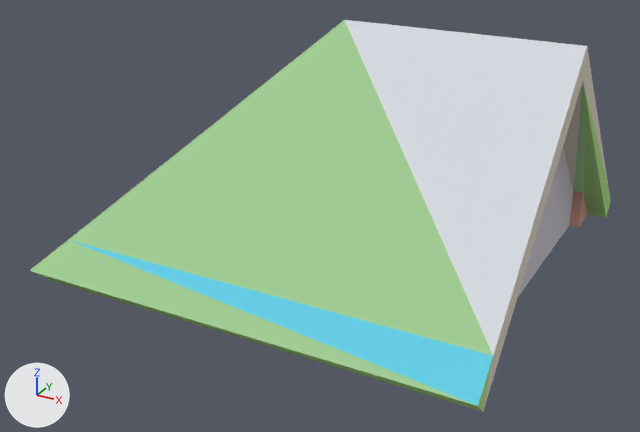
Renders of the glTF model example_game/world/props/roof-gable-end.prop/model.glb from each side of a commit.
One viewpoint serves both versions: a 50 mm lens placed at (1.85, -3.63, 1.93), pointed at (-0.04, -0.19, 0.21). Lighting does not change. The marker at lower left points along +X, +Y and +Z. The first picture is the older version. Vertices at exactly the same position are counted once.

The scene before the commit, as lines of its bpy script (objects in view):
```python
me_model = bpy.data.meshes.new('model')
me_model.from_pydata(...)  # 27 vertices, 49 faces; spans x -1.09..1.09, y -1.07..1.07, z -0.02..1.12
me_model.materials.append(mat_style)
ob_model = bpy.data.objects.new('model', me_model)
ob_model.location = (0.0, 0.0, 0.0)
```
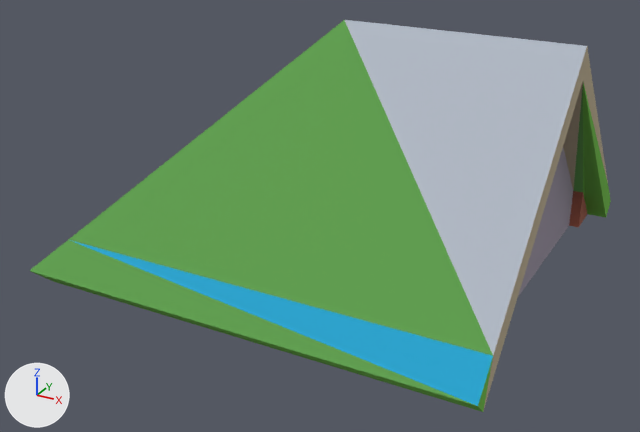
Pixel boxes (x1, y1, x2, y2) of what changed, in the pictures (640 x 432 px):
part 1 of me_model, recoloured (darker)
    both: (30, 20, 611, 412)
part 2 of me_model, recoloured
    both: (70, 148, 573, 406)
part 3 of me_model, recoloured (beige to brown)
    both: (569, 191, 587, 227)
part 4 of me_model, recoloured (pale yellow to beige)
    both: (345, 20, 608, 411)

Diff of the bpy script that builds the scene:
```diff
--- a/example_game/world/props/roof-gable-end.prop/model.glb.py
+++ b/example_game/world/props/roof-gable-end.prop/model.glb.py
@@ me_model @@
 me_model.from_pydata(...)  # 27 vertices, 49 faces; spans x -1.09..1.09, y -1.07..1.07, z -0.02..1.12
 # used by ob_model
+# me_model part 1: 24 faces centred in x -1.06..1.09, y -1.05..1.05, z 0.0..0.5 are repainted in the vertex colours; the middle colour goes from green #afde88 to green #6dbb40
+# me_model part 2: 12 faces centred in x -1.0..0.97, y -0.98..0.98, z -0.02..0.38 are repainted in the vertex colours; the middle colour goes from light grey #cec9d3 to grey #9e95a6
+# me_model part 3: 6 faces centred in x 0.95..0.99, y -0.87..0.87, z 0.05..0.11 are repainted in the vertex colours; the middle colour goes from beige #d0a090 to brown #a05a47
+# me_model part 4: 7 faces centred in x 0.72..1.09, y -0.65..0.31, z 0.38..0.81 are repainted in the vertex colours; the middle colour goes from pale yellow #dfd8c7 to beige #bdaf92
 me_model.materials.append(mat_style)
```
